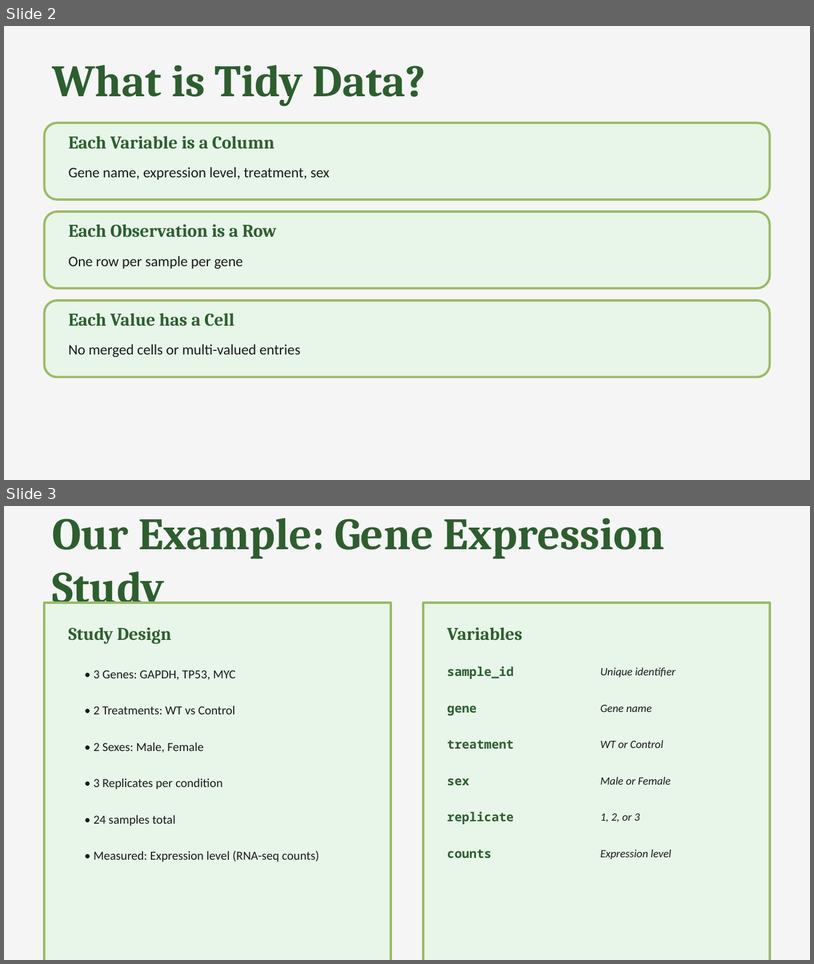
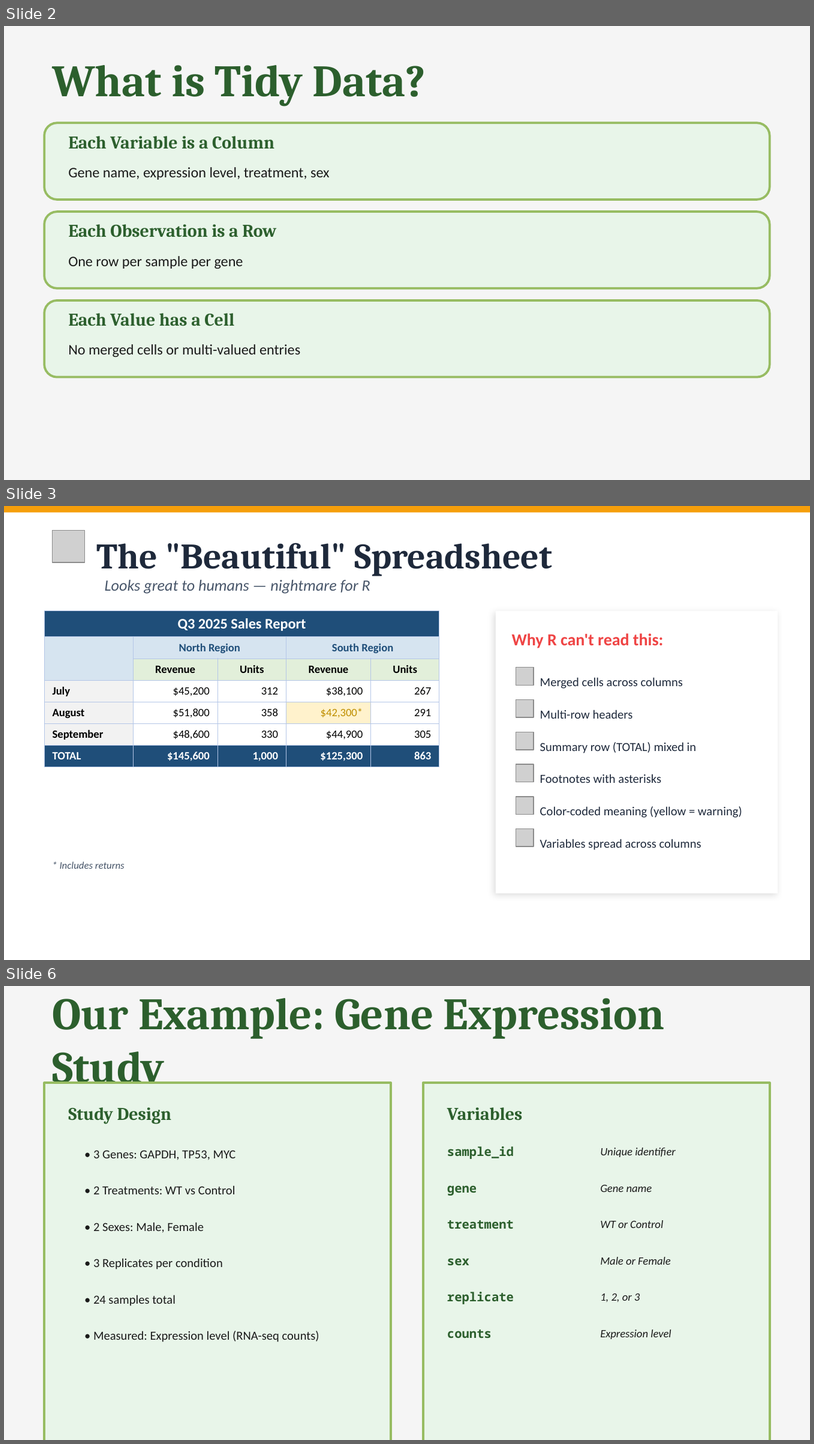
Before and after one commit to mpmorley/LBI_Rclub_Fall2025, a slide deck: 06_tidydata.pptx. Shown one above the other, each under a label of ours: slides 2 and 3 before the commit, slides 2, 3 and 6 after it; the slides between them are not shown. The pictures are 814x964 and 814x1444 pixels, drawn with LibreOffice and Linux fonts; fonts in the diff are those of the drawing; grey boxes stand for pictures. Boxes give left, top, right and bottom in pixels: in the first picture for what was removed or moved away, otherwise in the second. Text is boxed around its words. In the diff, an @@ line names an element or a change of style, - is before the commit and + after.

```diff
--- a/06_tidydata.pptx
+++ b/06_tidydata.pptx
@@ slide 3 added at <box>4,506,810,960</box>, background #FFFFFF @@
@@ rectangle added at <box>4,506,810,513</box>, fill #F59E0B @@
@@ picture added at <box>53,530,84,562</box> @@
@@ text added at <box>97,543,552,576</box>, 32 pt, text #1E293B, bold @@
+The "Beautiful" Spreadsheet
@@ text added at <box>105,580,371,594</box>, 14 pt, text #475569, italic @@
+Looks great to humans — nightmare for R
@@ table added at <box>44,611,440,766</box>, 7 rows, 5 columns @@
+Q3 2025 Sales Report |  |  |  | 
+ | North Region |  | South Region | 
+ | Revenue | Units | Revenue | Units
+July | $45,200 | 312 | $38,100 | 267
+August | $51,800 | 358 | $42,300* | 291
+September | $48,600 | 330 | $44,900 | 305
+TOTAL | $145,600 | 1,000 | $125,300 | 863
@@ rectangle added at <box>496,611,778,893</box>, fill #FFFFFF @@
@@ text added at <box>512,633,663,648</box>, 15 pt, text #EF4444, bold @@
+Why R can't read this:
@@ picture added at <box>516,667,534,685</box> @@
@@ text added at <box>540,677,683,688</box>, 11 pt, text #1E293B @@
+Merged cells across columns
@@ picture added at <box>516,700,534,717</box> @@
@@ text added at <box>540,709,633,718</box>, 11 pt, text #1E293B @@
+Multi-row headers
@@ picture added at <box>516,732,534,750</box> @@
@@ text added at <box>540,742,696,753</box>, 11 pt, text #1E293B @@
+Summary row (TOTAL) mixed in
@@ picture added at <box>516,764,534,782</box> @@
@@ text added at <box>540,774,662,783</box>, 11 pt, text #1E293B @@
+Footnotes with asterisks
@@ picture added at <box>516,796,534,814</box> @@
@@ text added at <box>540,806,743,817</box>, 11 pt, text #1E293B @@
+Color-coded meaning (yellow = warning)
@@ picture added at <box>516,829,534,846</box> @@
@@ text added at <box>540,838,702,850</box>, 11 pt, text #1E293B @@
+Variables spread across columns
@@ text added at <box>60,861,125,868</box>, 9 pt, text #475569, italic @@
+* Includes returns
@@ what was slide 3 is now slide 6 @@
```
Also in this commit, not shown: 2 other slides added.
